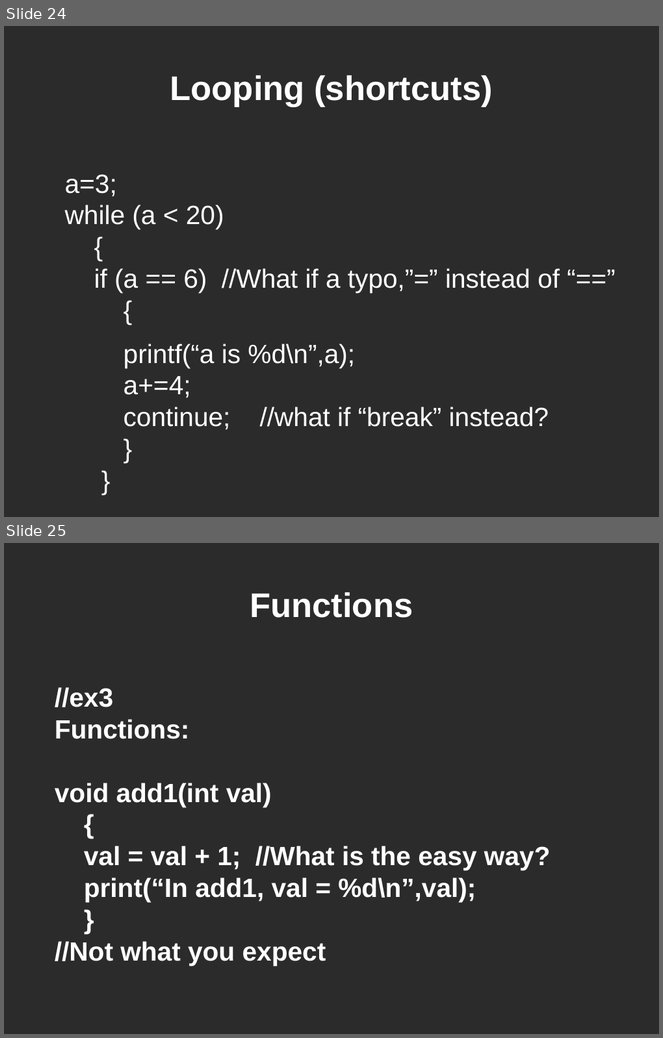
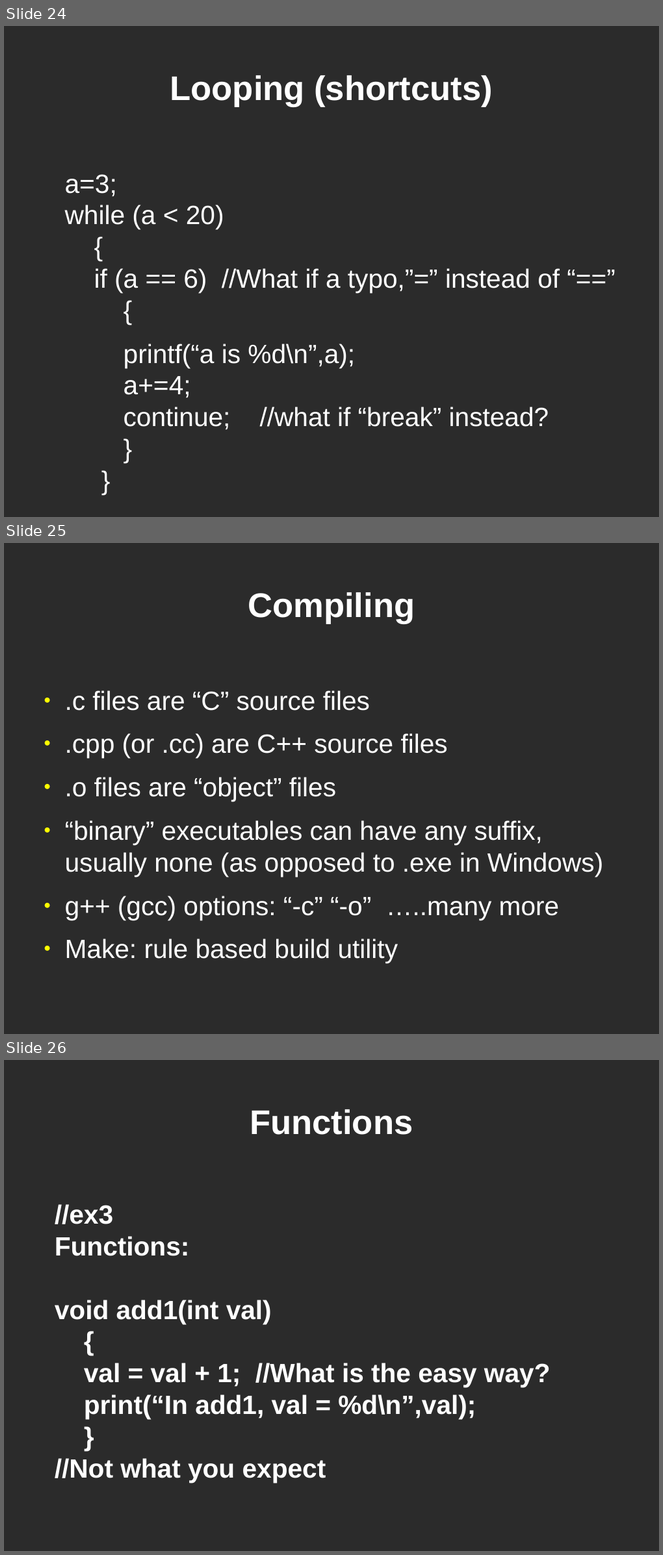
Before and after one commit to dklamet/class, a slide deck: docs/class1.odp. Shown one above the other, each under a label of ours: slides 24 and 25 before the commit, slides 24, 25 and 26 after it. The pictures are 663x1038 and 663x1555 pixels, drawn with LibreOffice and Linux fonts; fonts in the diff are those of the drawing; background and template pictures are left out; a plain dark background stands for a picture behind light text. Boxes give left, top, right and bottom in pixels: in the first picture for what was removed or moved away, otherwise in the second. Text is boxed around its words. In the diff, an @@ line names an element or a change of style, - is before the commit and + after.

```diff
--- a/docs/class1.odp
+++ b/docs/class1.odp
@@ slide 25 added at (4, 543, 659, 1034), background picture (left out) @@
@@ title added at (248, 592, 415, 624), 41.4 pt, text #FFFFFF, bold @@
+Compiling
@@ text added at (65, 691, 603, 964), 32 pt, text #FFFFFF @@
+● .c files are “C” source files
+● .cpp (or .cc) are C++ source files
+● .o files are “object” files
+● “binary” executables can have any suffix, usually none (as opposed to .exe in Windows)
+● g++ (gcc) options: “-c” “-o” …..many more
+● Make: rule based build utility
@@ what was slide 25 is now slide 26 @@
```
Also in this commit, not shown: 4 slides changed, 6 other files.
